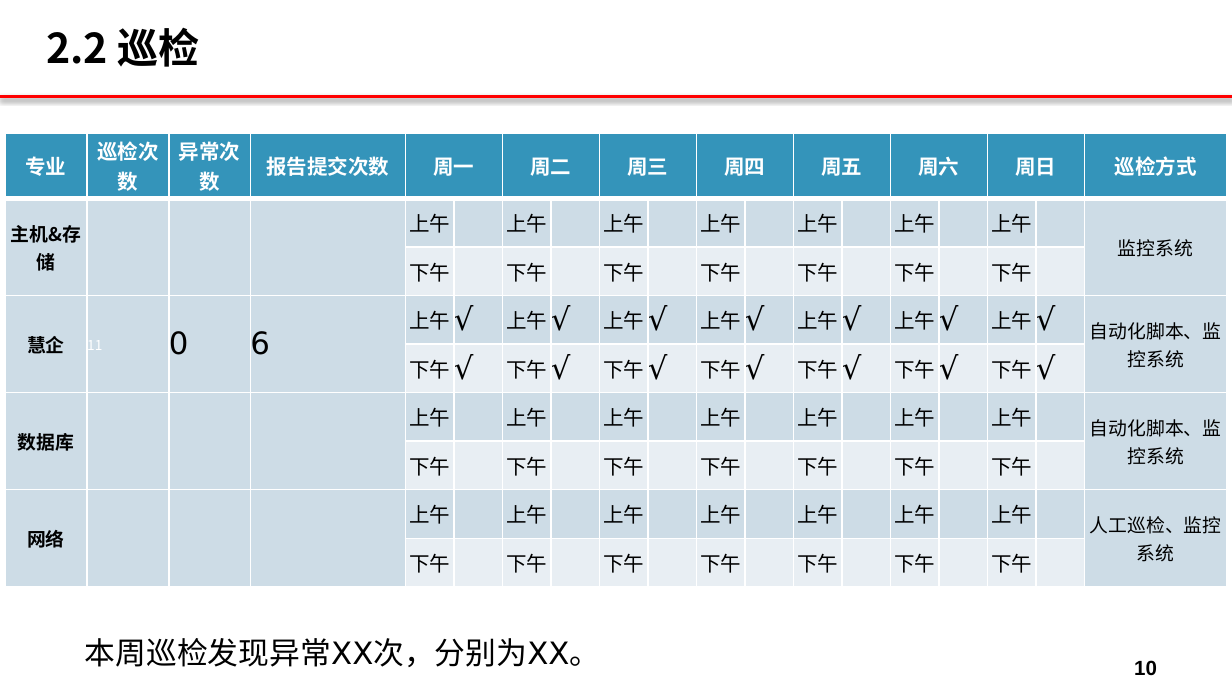
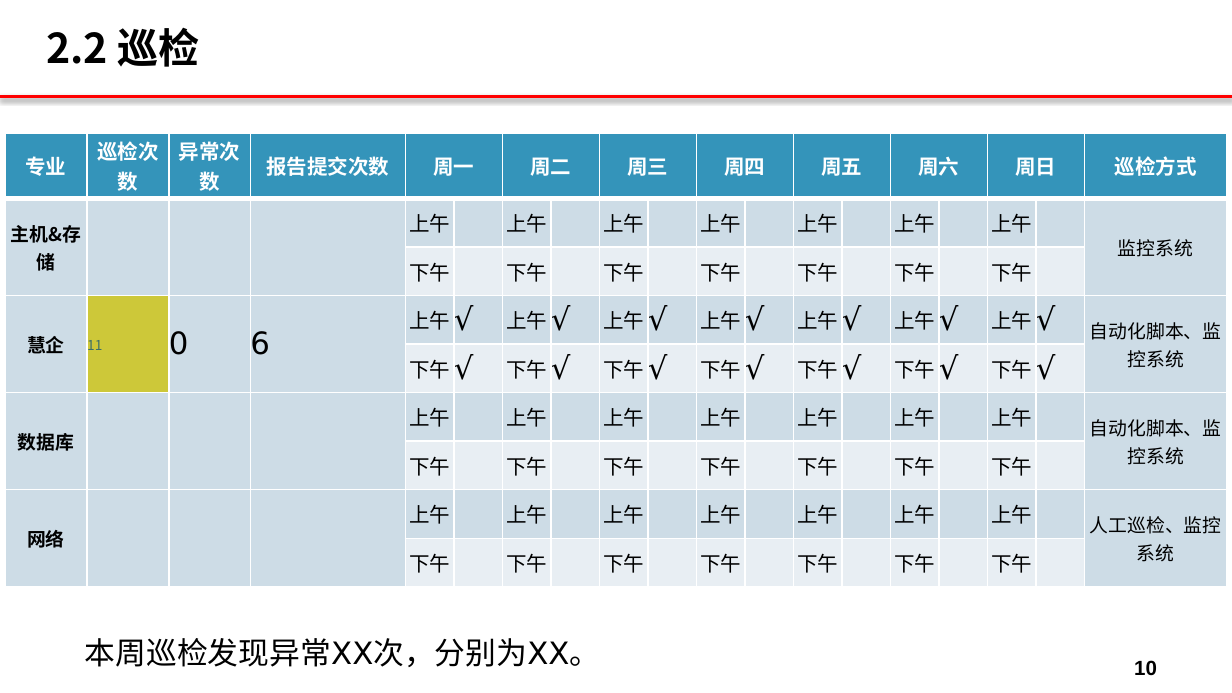
Before and after one commit to zhengwei424/pptx_backend, a slide deck: slide 10 of test_1.pptx. Drawn at 1232x693 pixels with LibreOffice and Linux fonts; fonts in the diff are those of the drawing; background and template pictures are left out. Boxes give left, top, right and bottom in pixels: in the first picture for what was removed or moved away, otherwise in the second. Text is boxed around its words. In the diff, an @@ line names an element or a change of style, - is before the commit and + after.

```diff
--- a/test_1.pptx
+++ b/test_1.pptx
@@ table at (x1=5, y1=133, x2=1221, y2=586) @@
@@ fill #CEDCE7 to #CDC839 in row 4, column 2 @@
@@ text colour #FFFFFF to #3C6F6A in "11" @@
```
Also in this commit, not shown: 1 other file.
